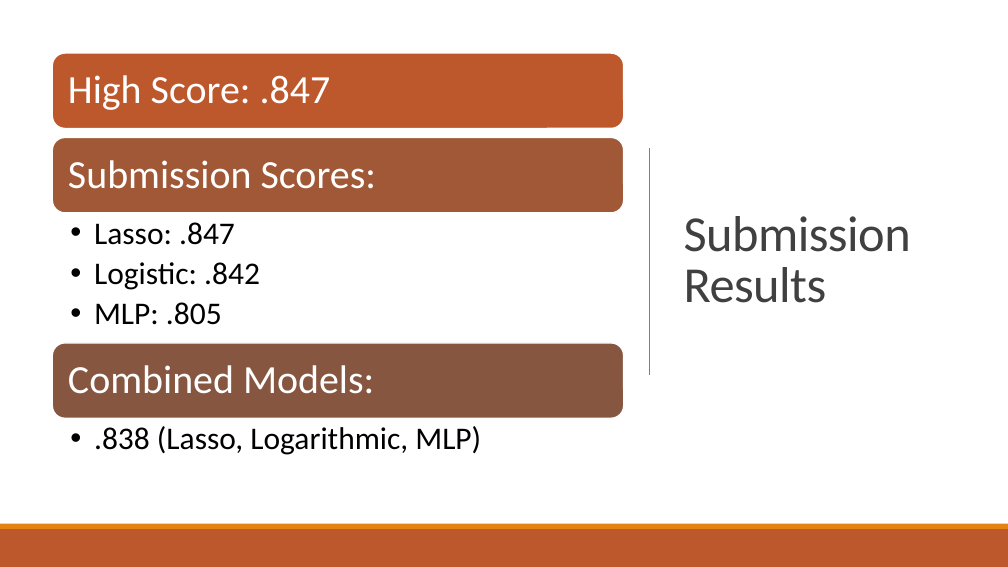
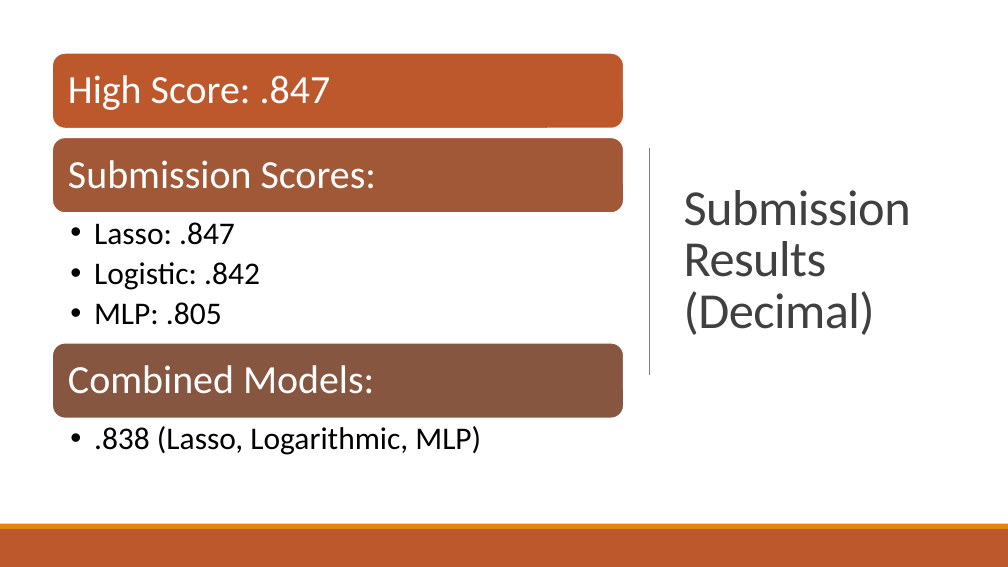
Before and after one commit to suong4554/Machine-Learning-Poly-U, a slide deck: slide 11 of Presentation.pptx. Drawn at 1008x567 pixels with LibreOffice and Linux fonts; fonts in the diff are those of the drawing. Boxes give left, top, right and bottom in pixels: in the first picture for what was removed or moved away, otherwise in the second. Text is boxed around its words. In the diff, an @@ line names an element or a change of style, - is before the commit and + after.

Commit message:
updates to code and ppt

```diff
--- a/Presentation.pptx
+++ b/Presentation.pptx
@@ title at (x1=684, y1=190, x2=911, y2=335): text changed @@
-Submission Results
+Submission Results (Decimal)
```
Also in this commit, not shown: 4 slides added, 4 other files.
